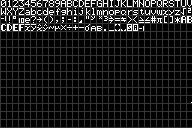
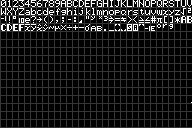
Layer changes from the first w=192, h=128 image to the second:
painted on "Background" over (x1=139, y1=24, x2=173, y2=31)
